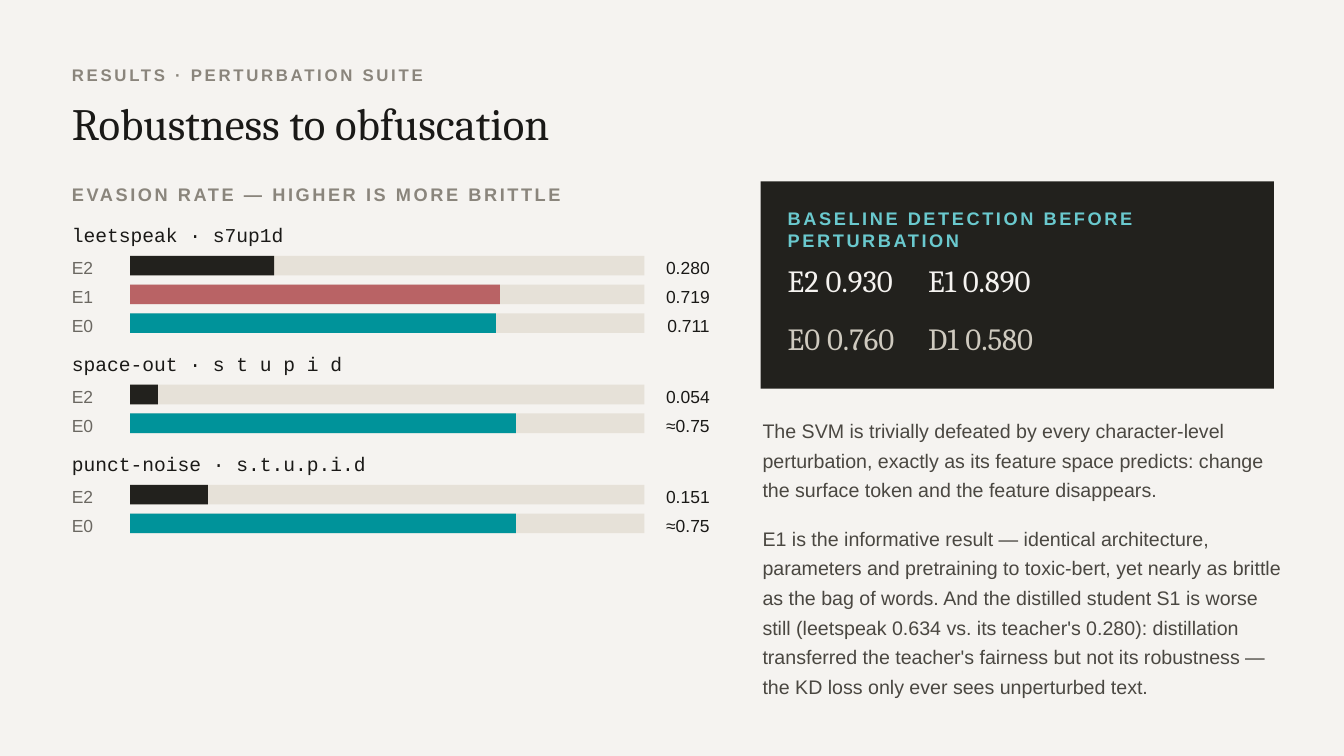
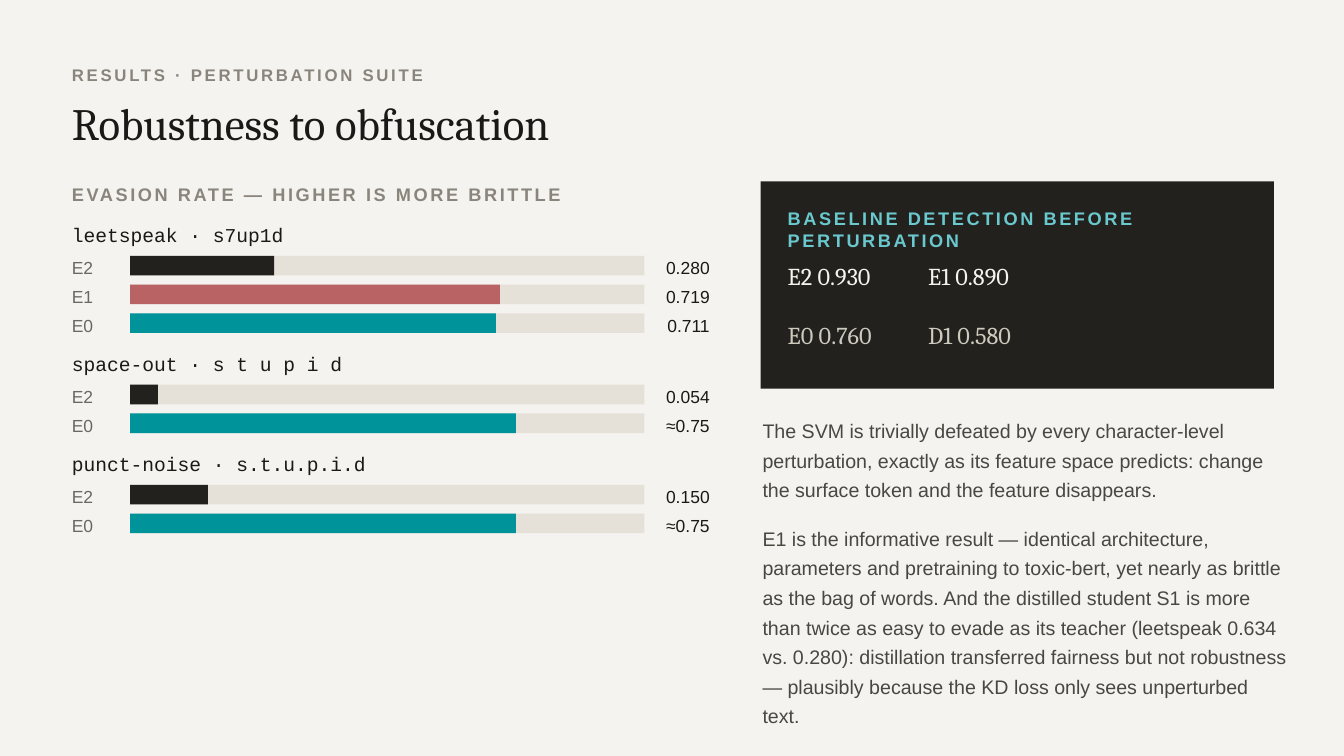
Before and after one commit to Tom-Jacob/DeepProjectHate, a slide deck: slide 8 of report/Academic_presentation_structure.pptx. Drawn at 1344x756 pixels with LibreOffice and Linux fonts; fonts in the diff are those of the drawing. Boxes give left, top, right and bottom in pixels: in the first picture for what was removed or moved away, otherwise in the second. Text is boxed around its words. In the diff, an @@ line names an element or a change of style, - is before the commit and + after.

Commit message:
Align the repo with the final report and remove unreported experiments
- Rewrite the README so every number matches the report, add the results
  tables, changes from the proposal, exact reproduction commands, and a
  references/credits section.
- Remove notebooks, scripts and results for experiments the report does not
  use (soft-F1 distillation, FPR-regularized fine-tune, 6-label encoder/decoder
  agreement, formal 6-label eval, smoke-score joins, archived notebooks).
- Drop the soft-F1 and FPR fine-tune code from distill.py and the matching
  --beta flag from train_distill.py.
- Add --stop-at-step to train_bert_base_classifier.py so the report's E1
  checkpoint (1,150 steps, interrupted in epoch 2) can be reproduced exactly.
- Mark the off-the-shelf distilbert-tox / roberta-tox specs as legacy, and
  update the fair roster to the report's eight configurations.
- Make the slide deck match the report and fix three layout issues.
- Update the developer guide; stop tracking CLAUDE.md and the guidelines PDF.

```diff
--- a/report/Academic_presentation_structure.pptx
+++ b/report/Academic_presentation_structure.pptx
@@ size 33 to 26 pt in 4 elements at [788,268,871,285], [928,268,1008,285], [788,327,872,344], [928,327,1010,344] @@
@@ text at [666,491,710,503]: text changed @@
-0.151
+0.150
@@ text at [763,532,1286,723]: text changed @@
-E1 is the informative result — identical architecture, parameters and pretraining to toxic-bert, yet nearly as brittle as the bag of words. And the distilled student S1 is worse still (leetspeak 0.634 vs. its teacher's 0.280): distillation transferred the teacher's fairness but not its robustness — the KD loss only ever sees unperturbed text.
+E1 is the informative result — identical architecture, parameters and pretraining to toxic-bert, yet nearly as brittle as the bag of words. And the distilled student S1 is more than twice as easy to evade as its teacher (leetspeak 0.634 vs. 0.280): distillation transferred fairness but not robustness — plausibly because the KD loss only sees unperturbed text.
```
Also in this commit, not shown: 4 other slides changed, 38 other files.
